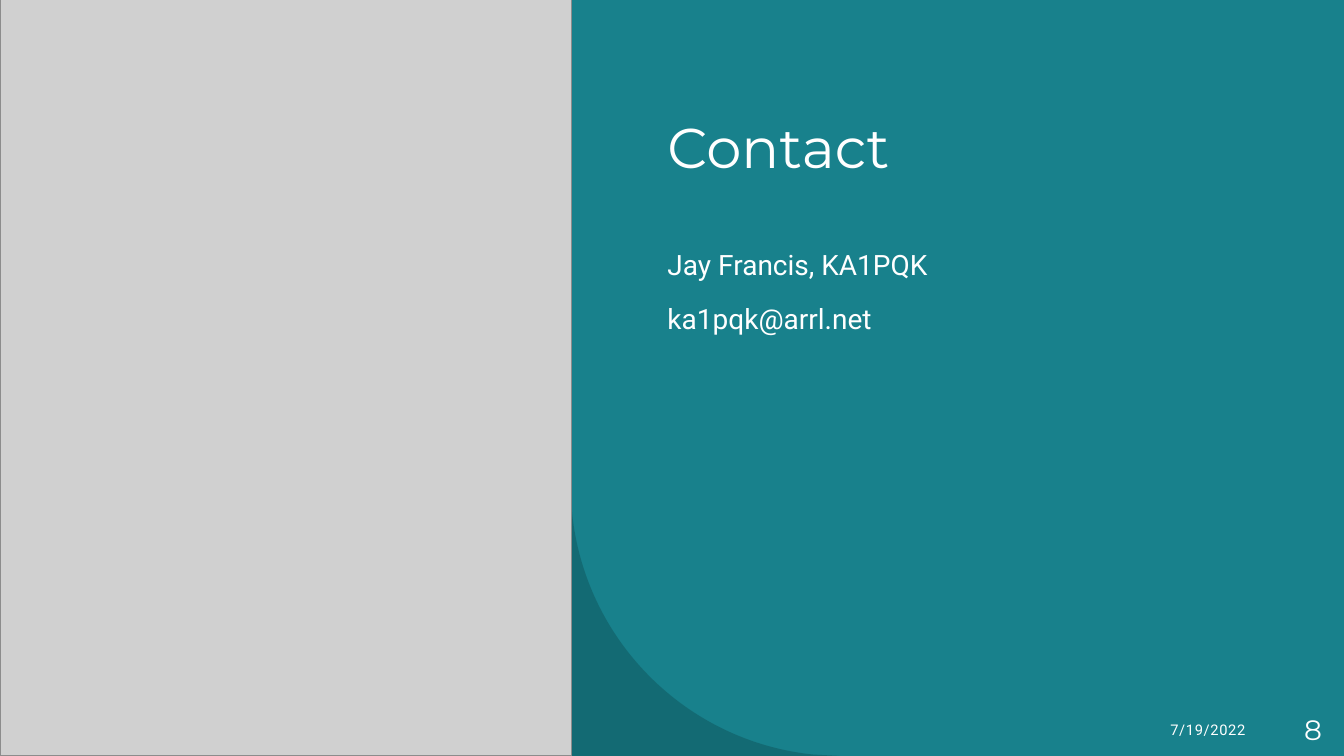
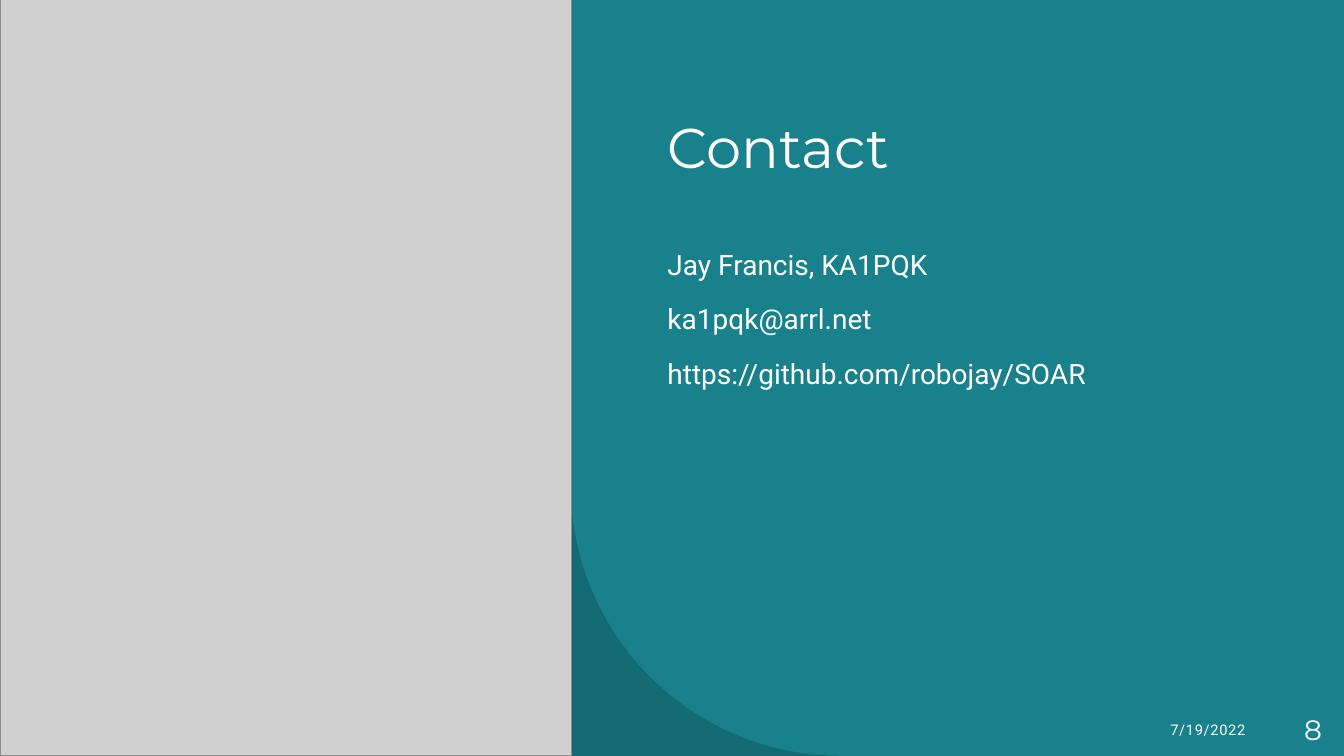
Before and after one commit to robojay/SOAR, a slide deck: slide 8 of Documentation/SOAR_Overview.pptx. Drawn at 1344x756 pixels with LibreOffice and Linux fonts; fonts in the diff are those of the drawing; grey boxes stand for pictures. Boxes give left, top, right and bottom in pixels: in the first picture for what was removed or moved away, otherwise in the second. Text is boxed around its words. In the diff, an @@ line names an element or a change of style, - is before the commit and + after.

```diff
--- a/Documentation/SOAR_Overview.pptx
+++ b/Documentation/SOAR_Overview.pptx
@@ text at (667, 363, 1085, 390): paragraph added @@
+https://github.com/robojay/SOAR
```
Also in this commit, not shown: 1 other file.
